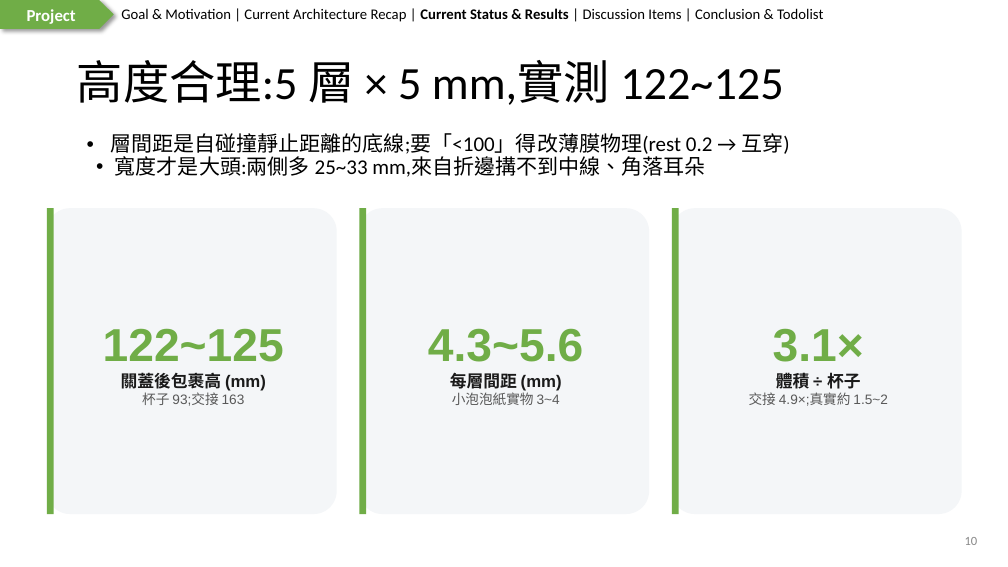
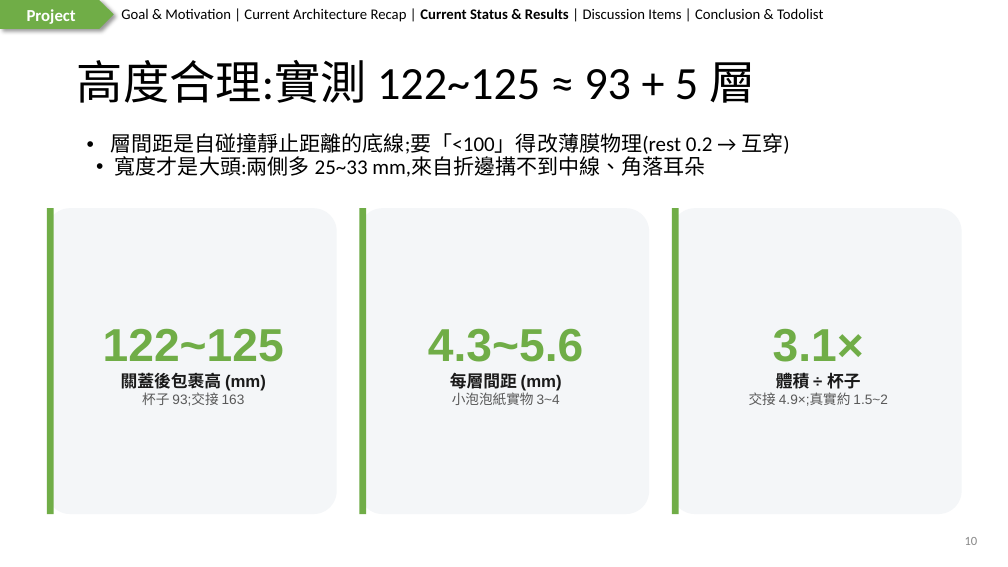
Before and after one commit to wyattsheu/sim-forge, a slide deck: slide 10 of sims/fr3_bubblewrap_pack_20261007/deck/2026-10-07-Report.pptx. Drawn at 1008x567 pixels with LibreOffice and Linux fonts; fonts in the diff are those of the drawing. Boxes give left, top, right and bottom in pixels: in the first picture for what was removed or moved away, otherwise in the second. Text is boxed around its words. In the diff, an @@ line names an element or a change of style, - is before the commit and + after.

Commit message:
deck: title fix

```diff
--- a/sims/fr3_bubblewrap_pack_20261007/deck/2026-10-07-Report.pptx
+++ b/sims/fr3_bubblewrap_pack_20261007/deck/2026-10-07-Report.pptx
@@ title at <box>77,60,755,103</box>: text changed @@
-高度合理:5 層 × 5 mm,實測 122~125
+高度合理:實測 122~125 ≈ 93 + 5 層
```
Also in this commit, not shown: 1 other file.
